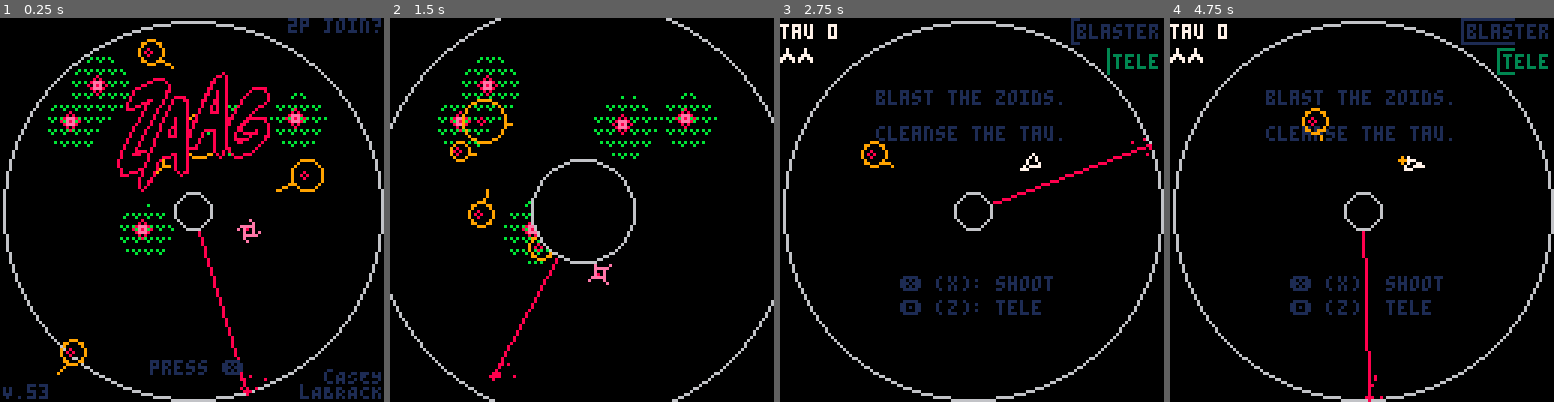
Above: before the commit, frames 1-4 (left to right).
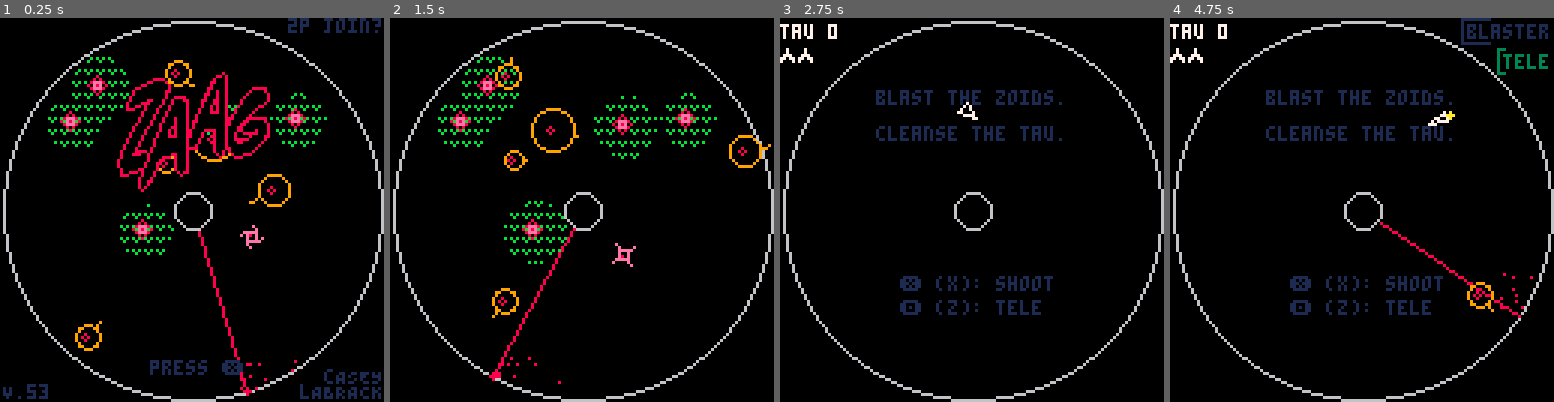
Above: after the commit, the same moments.

Repository: caseylabrack/laser
Game: PICO-8 cartridge zaag.p8
The game is run twice, just before and just after one commit, with the same random seed, the same clock (stepped at 60 frames per second) and the same inputs.
Inputs:
- Up to frame 1 (0.25 s): no input
- Up to frame 2 (1.5 s): tap X (X key) at 0.33, 1.07 s; tap O (Z key) at 0.7 s
- Up to frame 3 (2.75 s): hold Right 1.6-2.1 s; tap O (Z key) at 1.7, 2.1, 2.5 s; tap X (X key) at 1.85 s; hold Up 2.15-2.42 s; hold Right from 2.47 s (still down)
- Up to frame 4 (4.75 s): tap O (Z key) every 0.4 s from 2.9 to 4.5 s; tap X (X key) at 2.97, 4.08 s; release Right at 3.03 s; hold Left 3.08-3.58 s; hold Down 3.63-3.97 s; hold Right 4.02-4.68 s; hold Up from 4.73 s (still down)

The runs differ from the first frame. In frame 1, 1.5% of the frame differs, in the area x 14-85%, y 5-93%; in frame 2, 6.2%, in the area x 0-100%, y 0-100%; in frame 3, 1.5%; in frame 4, 1.5%.

Commit message:
ok I think everything has been halved now

Diff:
--- a/zaag.p8
+++ b/zaag.p8
@@ -12,13 +12,14 @@
 -- custom font? for tau
 -- music?
 -- toggle enable flip? 'enable ship flip'
+-- option: skip tau 0
 
 version=53
 _g=_ENV
 dmg={
-	{roid=2,flower=2,bomb=60,boss=4},--easy
-	{roid=1.5,flower=1.5,bomb=45,boss=3},--normal
-	{roid=1,flower=1,bomb=30,boss=2},--hard
+	{roid=2,flower=2,bomb=120,boss=4},--easy
+	{roid=1.5,flower=1.5,bomb=90,boss=3},--normal
+	{roid=1,flower=1,bomb=60,boss=2},--hard
 }
 laserspeeds={.0025,.002,.0015}
 --laserspeeds={.005,.004,.003}
@@ -279,7 +280,6 @@
 
 		-- hit safezone instead
 		if abs(diff)<30 then
---			local flag=10
 			circ(s.x,s.y,s.r,10)
 			circfill(s.x,s.y,s.r,10)
 
@@ -296,7 +296,7 @@
 	for z in all(l.parts) do
 		z.x+=z.dx z.y+=z.dy
 		z.dx*=.95 z.dy*=.95
-		if tick-z.tick>5 then
+		if tick-z.tick>10 then
 			del(l.parts,z)
 		end
 	end
@@ -316,7 +316,7 @@
 			z.state="shrinking"
 		end
 	elseif z.state=="shrinking" then
-		z.t-=.25
+		z.t-=.125
 		if z.t<2 then
 			z.state,z.start,z.dist,z.mstart="moving",z.a,rnd(),tick
 		end
@@ -416,7 +416,7 @@
 
 	if b.enabled then
 		local x1,y1=b.x,b.y
-		for i=1,5 do
+		for i=1,5 do -- bullet collision
 			b.x,b.y=x1+b.dx*i/5,y1+b.dy*i/5
 			add(b.parts,
 			{x=b.x,y=b.y,t=rnd(3)})
@@ -540,7 +540,7 @@
 		extralives-=1
 		state="death"
 		local a=cocreate(death)
-		coresume(a,15,30)
+		coresume(a,15)
 		add(as,a)
 	end
 end
@@ -657,7 +657,7 @@
 
 -- roids
 for v in all(rs) do
-	circ(v.x,v.y,v.r,tick-v.hit>2 and 9 or 7)
+	circ(v.x,v.y,v.r,tick-v.hit>4 and 9 or 7)
 	spr(2,v.x-4,v.y-4)
 	local a=atan2(v.dx,v.dy)-.5
 	local x,y,m=v.x+cos(a)*v.r,
@@ -775,9 +775,9 @@
 	sfx(32)
 --	outer.enabled=false
 	local start=tick
-	while tick-start<30 do
-		if tick-start==15 then ps[1].enabled=false end
-		local pct=easeinexpo((tick-start)/30)
+	while tick-start<60 do
+		if tick-start==30 then ps[1].enabled=false end
+		local pct=easeinexpo((tick-start)/60)
 --		local pct=(tick-start)/30
 --		pct=easeinexpo(pct)
 		local r=inner.r+(63-inner.r)*pct
@@ -794,7 +794,7 @@
 end
 
 function spawn()
-	state,i,c="setup",10,22
+	state,i,c="setup",20,22
 	for p in all(ps) do
 		p:spawn()
 	end
@@ -818,7 +818,7 @@
 				r.x=64+cos(a)*d r.y=64+sin(a)*d
 				local to_p=atan2(ps[1].x-r.x,ps[1].y-r.y)
 				local a2=aim_away(to_p,.25)
-				local spd=rnd(1.25)+.5
+				local spd=(rnd(1.25)+.5)/2
 				r.dx=cos(a2)*spd r.dy=sin(a2)*spd
 				r.r=3+rnd(8-3) r.enabled=true
 				r.hit=-10
@@ -829,7 +829,7 @@
 			if unit=="safezone" then
 				local a=rnd()
 				add(zs,{a=a,x=64+cos(a)*63,y=64+sin(a)*63,r=32,
-											state="moving",mstart=tick,mdur=180,dist=rnd(),start=a})
+											state="moving",mstart=tick,mdur=360,dist=rnd(),start=a})
 				sfx(10)
 				break
 			end
@@ -847,12 +847,12 @@
 			if unit=="flowers" then
 				local f={}
 				f.tick,f.max=flr(rnd(10)),4
-				f.growgoal=30 --grow rate
-				f.br=150+flr(rnd(100)) --bud rate
+				f.growgoal=60 --grow rate
+				f.br=(150+flr(rnd(100)))*2 --bud rate
 				local r,d={},12+rnd(63-24)
 				local a=aim_away(.25,.25)
 				r.x,r.y,r.r=64+cos(a)*d,64+sin(a)*d,9
-				r.growcount=-rnd(30) r.hit=-100
+				r.growcount=-rnd(60) r.hit=-100
 				add(f,r)
 				add(fs,f)
 				sfx(8)
@@ -875,15 +875,15 @@
 	extcmd("rec")
 end
 
-function death(delay,duration)
+function death(delay)
 	yield()
 	while delay>0 do
 		delay-=1
 		yield()
 	end
 	local start=tick
-	while tick-start<duration do
-		local pct=(tick-start)/duration
+	while tick-start<60 do
+		local pct=(tick-start)/60
 		cp=bwp[ceil(pct*#bwp)]
 		yield()
 	end
@@ -899,7 +899,7 @@
 		add(a2,dethmsg)
 	end
 	while btn()==0 do
-		local pct=min((tick-start)/duration,1)
+		local pct=min((tick-start)/60,1)
 		if pct<=1 then
 			cp=bwp[ceil((1-pct)*#bwp)]
 		else
@@ -954,11 +954,9 @@
 			circ(x,y,1,8)
 		end
 	}
-		local tip=rnd(tips)
---	local tip=tips[ceil(rnd(#tips))]
+	local tip=rnd(tips)
 	while true do
 		c+=1
---		cprint("gameover",64,64-4,7)
 		sspr(22,48,129-22,64-48,64-(129-22)/2,46)
 
 		local xl=tb
@@ -974,8 +972,8 @@
 			xl+=ts
 		end
 
-		if c>30 then -- progress line
-			local pct=min(1,(c-30)/10)
+		if c>60 then -- progress line
+			local pct=min(1,(c-60)/20)
 			line(tb,yt+1,tb+tw*pct*(lvl/#lvls),yt+1,8)
 		end
 
@@ -995,7 +993,6 @@
 	local msg=rnd(dethmsgs)
 	local ypos=62
 	while true do
---		cprint("razorwing lost.", 64, ypos-24,7)
 		cprint("pilot notes:", 64, ypos-8,7)
 		cprint("\""..smallcaps(msg).."\"",64,ypos,6)
 		local mulls=extralives==1 and " spare" or " spares"
@@ -1037,7 +1034,7 @@
 	while i>0 do -- delay for boss outro
 		i-=1
 
-		local pct=1-i/90
+		local pct=1-i/180
 		boss.detht=pct
 		local dx,dy=64-boss.steadyx,64-boss.steadyy
 		dx*=.1
@@ -1050,9 +1047,9 @@
 
 		yield()
 	end
-	i=60
+	i=120
 	while i>0 do --fade out
-		local pct=1-i/60
+		local pct=1-i/120
 		cp=bwp[ceil(pct*#bwp)]
 		i-=1
 		yield()
@@ -1063,10 +1060,10 @@
 
 --	local msg=rnd({"2 ez","gottem","booyah."})
 	local msg=split"gottem,booyah,2 ez."
-	i,cp=90,dp
+	i,cp=180,dp
 	sfx(39)
 	while i>0 or (btn()==0 or btn()>3) do --fade back in, then exit with anykey
-		local pct=i/90
+		local pct=i/180
 --		cp=bwp[ceil(pct*#bwp)]
 		i-=1
 
@@ -1212,7 +1209,7 @@
 
 --homing bomb
 h=setmetatable({
-			r=3,dx=0,dy=0,t=.05,
+			r=3,dx=0,dy=0,t=.02,
 			enabled=false,timer=0,
 			frametick=0,
 			spawn=function(_ENV)
@@ -1255,7 +1252,7 @@
 						spr(23,x-4,y-4)
 						_x,_y=rnd(),rnd()
 					else
-						spr((flr(frametick%8)/2)+16,x-4,y-4)
+						spr((flr(frametick%16)/4)+16,x-4,y-4)
 						_x=dx<0 and 1 or 0
 						_y=dy<0 and 1 or 0
 --						pset(x-(dx<0 and 1 or 0),y-(dy<0 and 1 or 0),8)
@@ -1323,7 +1320,7 @@
 			playing=i==1,id=i-1,--plyrs 0 and 1
 			pcolor=i==1 and 7 or 6,
 			x=80,y=30,dx=0,dy=0,dr=0,
-			a=.75,t=.2,rt=.0075,r=2,
+			a=.75,t=.1,rt=.00375,r=2,
 			hop=25,
 			enabled=false,thrusting=false,
 --			gun=0,gunfull=120,gunfail=false,gunfailtick=0,
@@ -1372,7 +1369,7 @@
 --						if ps[2].playing==false then _g.sleep=8 end
 						sfx(22)
 					else
-						if tick-_g.hopfailtick>2 then
+						if tick-_g.hopfailtick>4 then
 							_g.hopfail=true
 							sfx(12)
 							_g.hopfailtick=tick
@@ -1389,7 +1386,7 @@
 --						_g.shake+=2
 --						sfx(25)
 					else
-						if tick-gunfailtick>2 then
+						if tick-gunfailtick>4 then
 							_g.gunfail=true
 							sfx(12)
 							_g.gunfailtick=tick
@@ -1474,7 +1471,7 @@
 				for l in all(lines) do
 					l.dx,l.dy=cause.dx or dx,cause.dy or dy
 					l.midx,l.midy=(l.x1+l.x2)/2,(l.y1+l.y2)/2
-					l.dr=rnd(.05) l.r=atan2(l.x2-l.x1,l.y2-l.y1)
+					l.dr=rnd(.025) l.r=atan2(l.x2-l.x1,l.y2-l.y1)
 					local ang=atan2(l.midx-x,l.midy-y)
 					l.dx+=cos(ang)*.25 l.dy+=sin(ang)*.25
 					l.t=rndr(120,150)
@@ -1553,8 +1550,8 @@
 	for i=1,5 do
 		local f={}
 		f.tick,f.max=flr(rnd(100)),12
-		f.growgoal=120 --grow rate
-		f.br=500 --bud rate
+		f.growgoal=240 --grow rate
+		f.br=1000 --bud rate
 		local r={}
 		local d,a=12+rnd(63-24),rnd()
 		r.x=64+cos(a)*d r.y=64+sin(a)*d r.r=9
@@ -1566,7 +1563,7 @@
 	for i=1,z do
 		local r,a,d={},rnd(),rnd(64-24)+12
 		r.x,r.y=64+cos(a)*d,64+sin(a)*d
-		local a2,spd=rnd(),rnd(1.25)+.5
+		local a2,spd=rnd(),(rnd(1.25)+.5)/2
 		r.dx,r.dy=cos(a2)*spd,sin(a2)*spd
 		r.r,r.enabled,r.hit=3+rnd(8-3),true,-10
 		add(rs,r)
@@ -1619,11 +1616,7 @@
 			cprint(diffmsg[difficulty],64,80,7)
 			cprint(mulmsg[difficulty],64,88,7)
 		else
---			if tick%90<45 then
---				cprint("press ❎",65,115,0)
-				cprint("press ❎",64,114,1)
---				print("press ❎",0,122,1)
---			end
+			cprint("press ❎",64,114,1)
 			if btnp()~=0 then
 				haspressed,c=true,0
 			end
@@ -1663,7 +1656,7 @@
 enabled=false,
 r=3,steadyx=64,steadyy=64,lasthit=-100,
 spawnnum=3,finalsize=10,
-growdur=80,detht=0,
+growdur=160,detht=0,
 floor={x=64,y=64,r=22},
 
 update=function(_ENV)
@@ -1694,9 +1687,9 @@
 			state="spawn"
 		end
 	elseif state=="warn" then
-		if start<30 then
+		if start<60 then
 			start+=1
-			local pct=start/30
+			local pct=start/60
 			for bulge in all(bulges) do
 				local a,d=rnd(),pct*3
 				bulge.x,bulge.y=bulge.tx+cos(a)*d,bulge.ty+sin(a)*d
@@ -1706,7 +1699,7 @@
 		end
 	elseif state=="fire" then
 		for bulge in all(bulges) do
-			local spd=rnd(1.25)+.5
+			local spd=(rnd(1.25)+.5)/2
 			local a=towardplayer+rndr(-.1,.1)
 			add(rs,{x=bulge.tx,y=bulge.ty,
 											dx=cos(a)*spd,dy=sin(a)*spd,
@@ -1715,9 +1708,9 @@
 		end
 		state="spawn"
 	elseif state=="intro" then
-		if start<60 then
+		if start<120 then
 			start+=1
-			r=finalsize*start/60
+			r=finalsize*start/120
 		else
 			state="spawn"
 			start=0
@@ -1729,8 +1722,8 @@
 		dx*=.05 dy*=.05
 		steadyx+=dx steadyy+=dy
 			--bob around
-		local modx=cos(time()/2+.7)*3
-		local mody=cos(time()/3)*3
+		local modx=cos(time()/4+.7)*3
+		local mody=cos(time()/6)*3
 			--final pos
 		x,y=steadyx+modx,steadyy+mody
 	end
@@ -1746,7 +1739,7 @@
 	local c=tick-lasthit<10 and 7 or 15
 	local hit=tick-lasthit<10
 	if hit then
-		if tick%4<2 then
+		if tick%8<4 then
 			pal(14,8)
 		end
 	end
